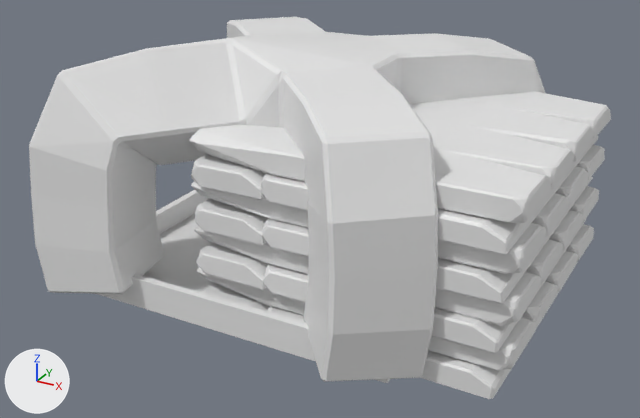
One commit to the Blender file Assets/Models/Blend/CannonBulletContainer.blend: the scene before it, then after it.
Camera for both pictures: a 50 mm lens placed at (2.72, -4.83, 2.8), pointed at (0.14, -0.15, 0.45). The lights are fixed; the arrows at lower left show +X, +Y and +Z.

The older version as bpy lines, for what is in view:
```python
me_plane = bpy.data.meshes.new('Plane')
me_plane.from_pydata(...)  # 20 vertices, 18 faces; spans x -1.0..1.0, y -1.0..1.0, z 0.0..0.18
me_plane_001 = bpy.data.meshes.new('Plane.001')
me_plane_001.from_pydata(...)  # 1728 vertices, 1696 faces; spans x -0.3..1.71, y -1.01..1.01, z -0.01..1.14
me_plane_034 = bpy.data.meshes.new('Plane.034')
me_plane_034.from_pydata([(0.81, 0.907, 0.084), (0.794, 0.832, 1.015), (0.0, 0.0, 1.03), (0.315, 0.324, 1.045), (0.609, 0.632, 1.032), (0.85, 0.914, 0.354), (0.847, 0.895, 0.622), (0.833, 0.887, 0.838)], [(7, 1), (4, 1), (2, 3), (3, 4), (0, 5), (5, 6), (6, 7)], [])
ob_platform = bpy.data.objects.new('Platform', me_plane)
ob_platform.location = (-0.03, 0.0, 0.0)
ob_platform.scale = (1.13, 1.13, 1.13)
ob_wood = bpy.data.objects.new('Wood', me_plane_001)
ob_wood.location = (0.0, 0.0, 0.0)
ob_woodrope = bpy.data.objects.new('WoodRope', me_plane_034)
ob_woodrope.location = (-0.03, 0.0, 0.0)
ob_woodrope.scale = (1.13, 1.13, 1.13)
_m = ob_woodrope.modifiers.new('Mirror', 'MIRROR')
_m.use_axis = (True, True, False)
_m = ob_woodrope.modifiers.new('Skin', 'SKIN')
_m = ob_woodrope.modifiers.new('Bevel', 'BEVEL')
_m.miter_outer = 'MITER_PATCH'
```
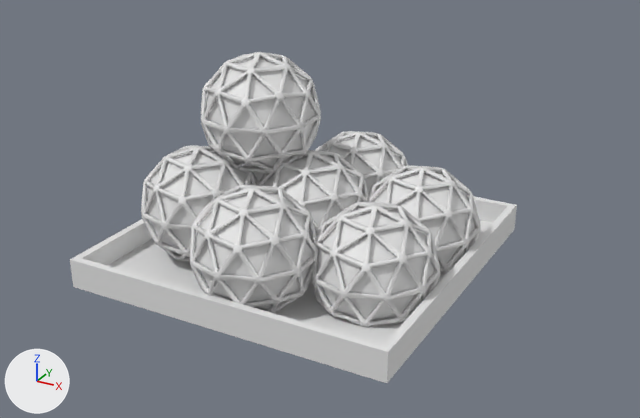
Boxes [x1, y1, x2, y2] around the edits, measured in the pictures (640 x 418 px):
'WoodRope', deleted: before [29, 17, 546, 382]
'Wood', deleted: before [189, 91, 611, 399]
'HuntingNet', added: after [141, 52, 480, 327]
'Sphere', added: after [147, 57, 475, 321]

Patch to the scene script:
```diff
--- a/Assets/Models/Blend/CannonBulletContainer.blend.py
+++ b/Assets/Models/Blend/CannonBulletContainer.blend.py
@@ me_icosphere_014 @@
+me_icosphere_014.from_pydata(...)  # 6288 vertices, 15072 faces; spans x -1.69..3.52, y -2.69..2.83, z -2.85..1.01
@@ me_icosphere_001 @@
+me_icosphere_001.from_pydata(...)  # an icosphere of 80 faces spanning x -0.95..0.95, y -1.0..1.0, z -1.0..1.0; an icosphere of 80 faces spanning x -2.67..-0.76, y -0.09..1.91, z -0.89..1.11; an icosphere of 80 faces spanning x -0.95..0.95, y -2.92..-0.92, z -1.0..1.0; an icosphere of 80 faces spanning x -2.67..-0.76, y -2.01..-0.01, z -0.89..1.11; an icosphere of 80 faces spanning x 0.79..2.7, y -0.14..1.86, z -1.27..0.73; an icosphere of 80 faces spanning x -0.92..0.98, y 0.78..2.78, z -1.16..0.84; an icosphere of 80 faces spanning x 0.79..2.7, y -2.06..-0.06, z -1.27..0.73; an icosphere of 80 faces spanning x -1.91..0.0, y -1.14..0.86, z 0.69..2.69
@@ ob_wood @@
-ob_wood = bpy.data.objects.new('Wood', me_plane_001)
-ob_wood.location = (0.0, 0.0, 0.0)
@@ ob_woodrope @@
-ob_woodrope = bpy.data.objects.new('WoodRope', me_plane_034)
-ob_woodrope.location = (-0.03, 0.0, 0.0)
-ob_woodrope.scale = (1.13, 1.13, 1.13)
-_m = ob_woodrope.modifiers.new('Mirror', 'MIRROR')
-_m.use_axis = (True, True, False)
-_m = ob_woodrope.modifiers.new('Skin', 'SKIN')
-_m = ob_woodrope.modifiers.new('Bevel', 'BEVEL')
-_m.miter_outer = 'MITER_PATCH'
@@ ob_huntingnet @@
+ob_huntingnet = bpy.data.objects.new('HuntingNet', me_icosphere_014)
+ob_huntingnet.location = (-0.36, -0.054, 1.009)
+ob_huntingnet.scale = (0.401, 0.401, 0.401)
@@ ob_sphere @@
+ob_sphere = bpy.data.objects.new('Sphere', me_icosphere_001)
+ob_sphere.location = (0.0, 0.0, 0.372)
+ob_sphere.scale = (0.377, 0.377, 0.377)
```
